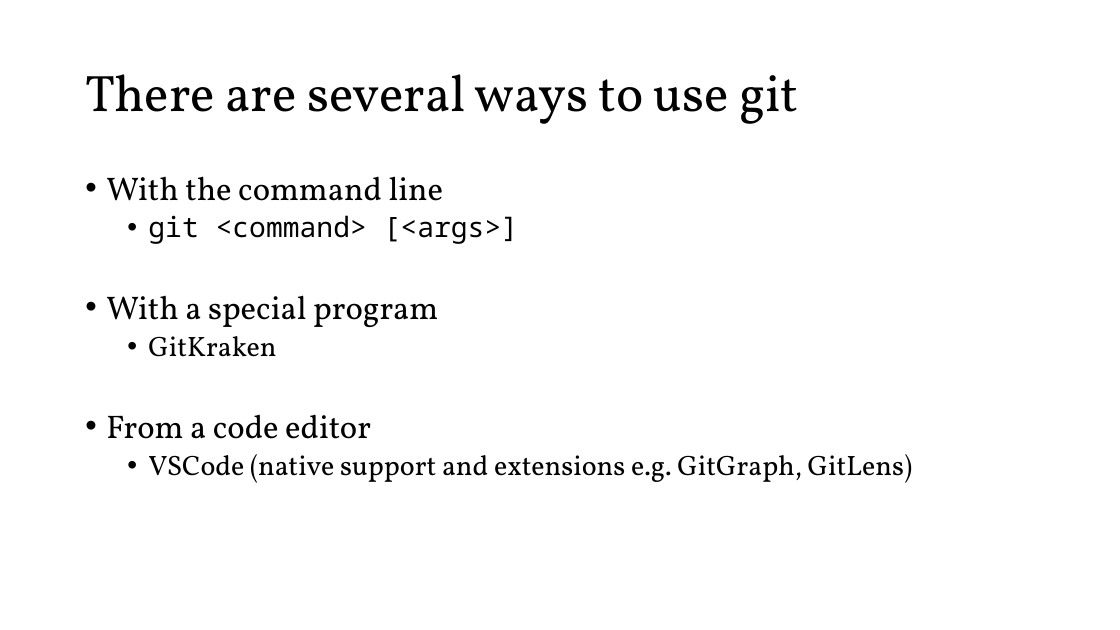
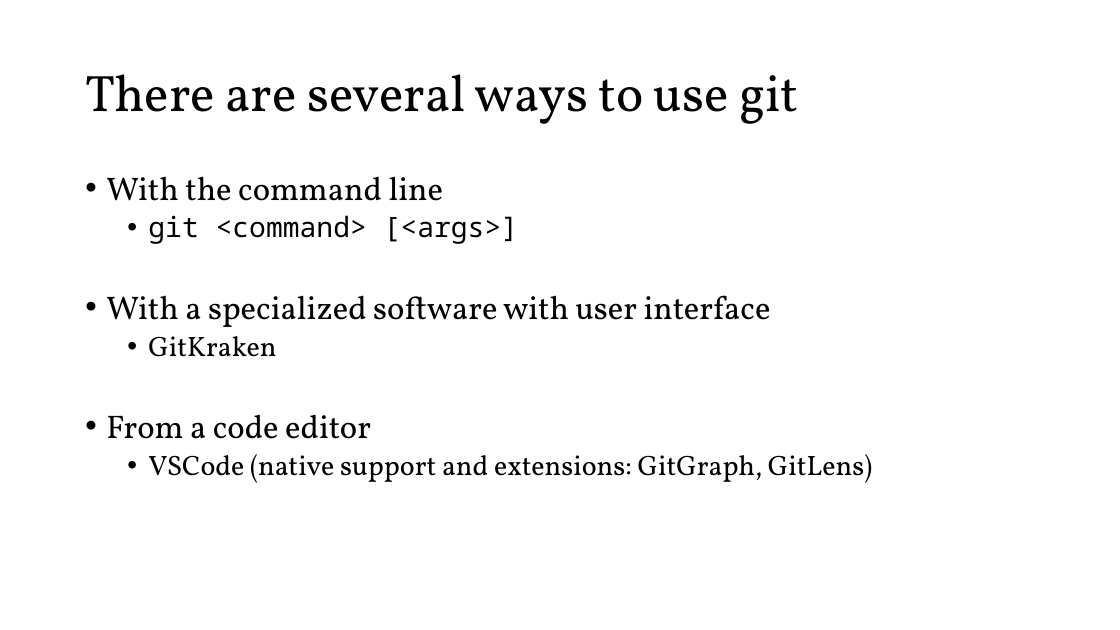
Before and after one commit to meny12/GitEssentials, a slide deck: slide 7 of git_workshop.pptx. Drawn at 1120x630 pixels with LibreOffice and Linux fonts; fonts in the diff are those of the drawing. Boxes give left, top, right and bottom in pixels: in the first picture for what was removed or moved away, otherwise in the second. Text is boxed around its words. In the diff, an @@ line names an element or a change of style, - is before the commit and + after.

```diff
--- a/git_workshop.pptx
+++ b/git_workshop.pptx
@@ text at (x1=106, y1=295, x2=771, y2=327): text changed @@
-• With a special program
+• With a specialized software with user interface
@@ text at (x1=148, y1=454, x2=873, y2=483): text changed @@
-  • VSCode (native support and extensions e.g. GitGraph, GitLens)
+  • VSCode (native support and extensions: GitGraph, GitLens)
```
Also in this commit, not shown: 3 other slides changed, 1 slide added.
